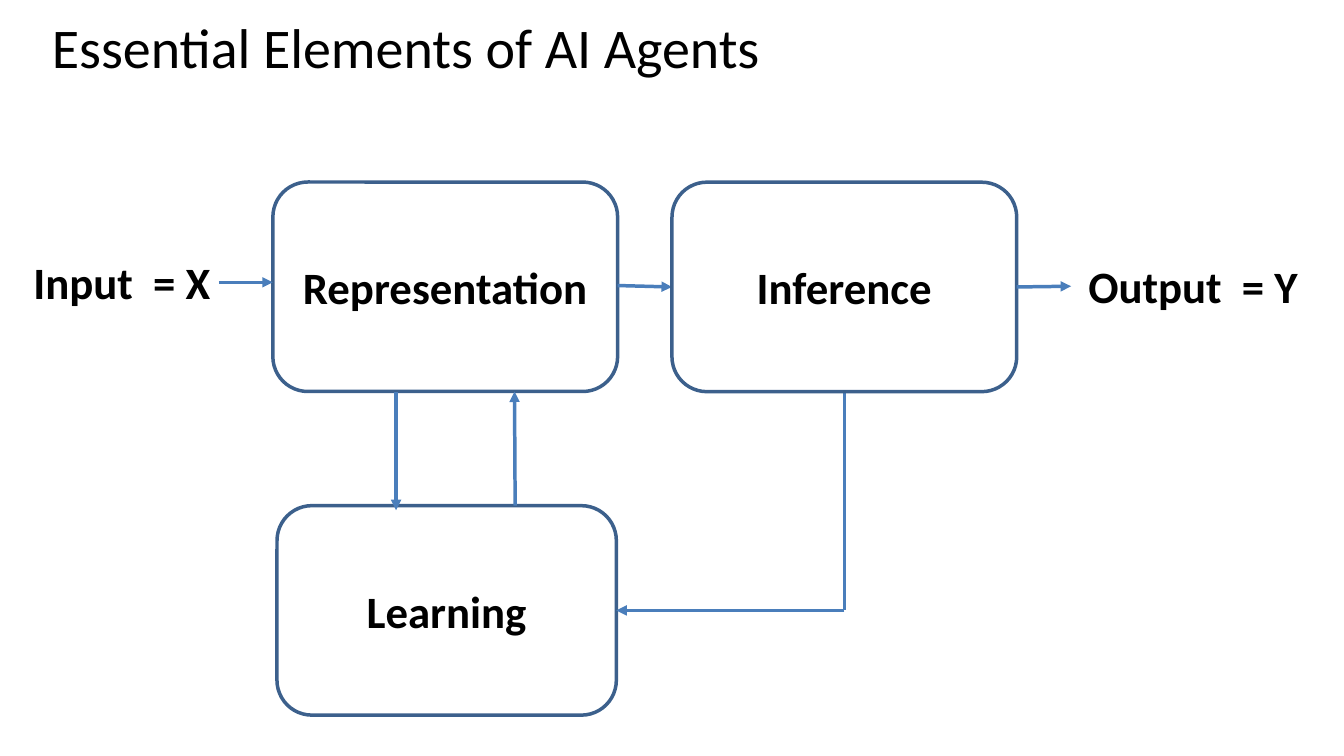
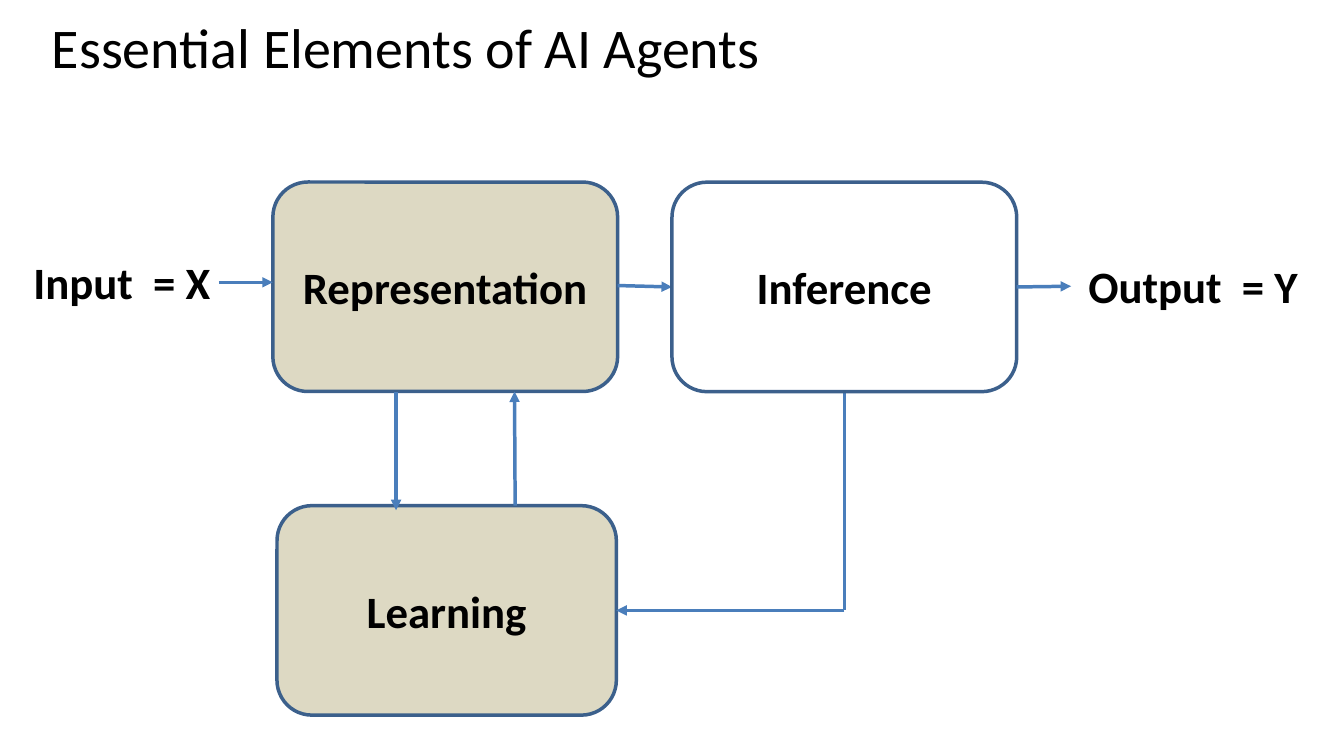
Before and after one commit to StephenElston/CSCI-E25, a slide deck: slide 4 of Slides/3_BuildingBlocksOfDeepLearning.pptx. Drawn at 1344x756 pixels with LibreOffice and Linux fonts; fonts in the diff are those of the drawing. Boxes give left, top, right and bottom in pixels: in the first picture for what was removed or moved away, otherwise in the second. Text is boxed around its words. In the diff, an @@ line names an element or a change of style, - is before the commit and + after.

```diff
--- a/Slides/3_BuildingBlocksOfDeepLearning.pptx
+++ b/Slides/3_BuildingBlocksOfDeepLearning.pptx
@@ rounded rectangle "Representation" at [273, 182, 618, 392]: fill none to #DDD9C3 @@
@@ rounded rectangle "Learning" at [277, 506, 617, 716]: fill none to #DDD9C3 @@
```
Also in this commit, not shown: 3 other slides changed.
